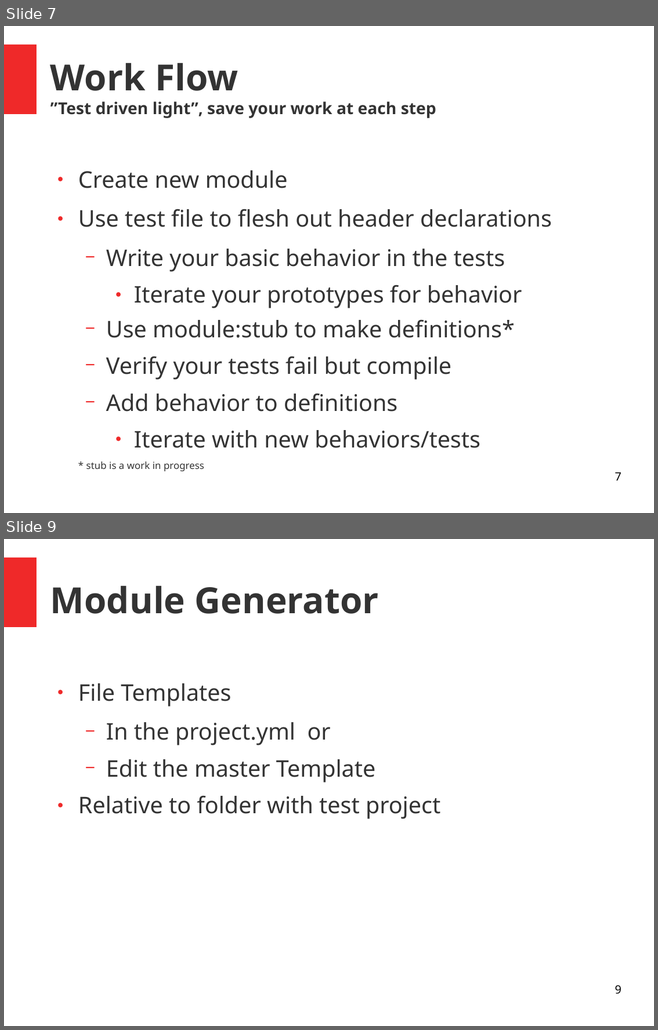
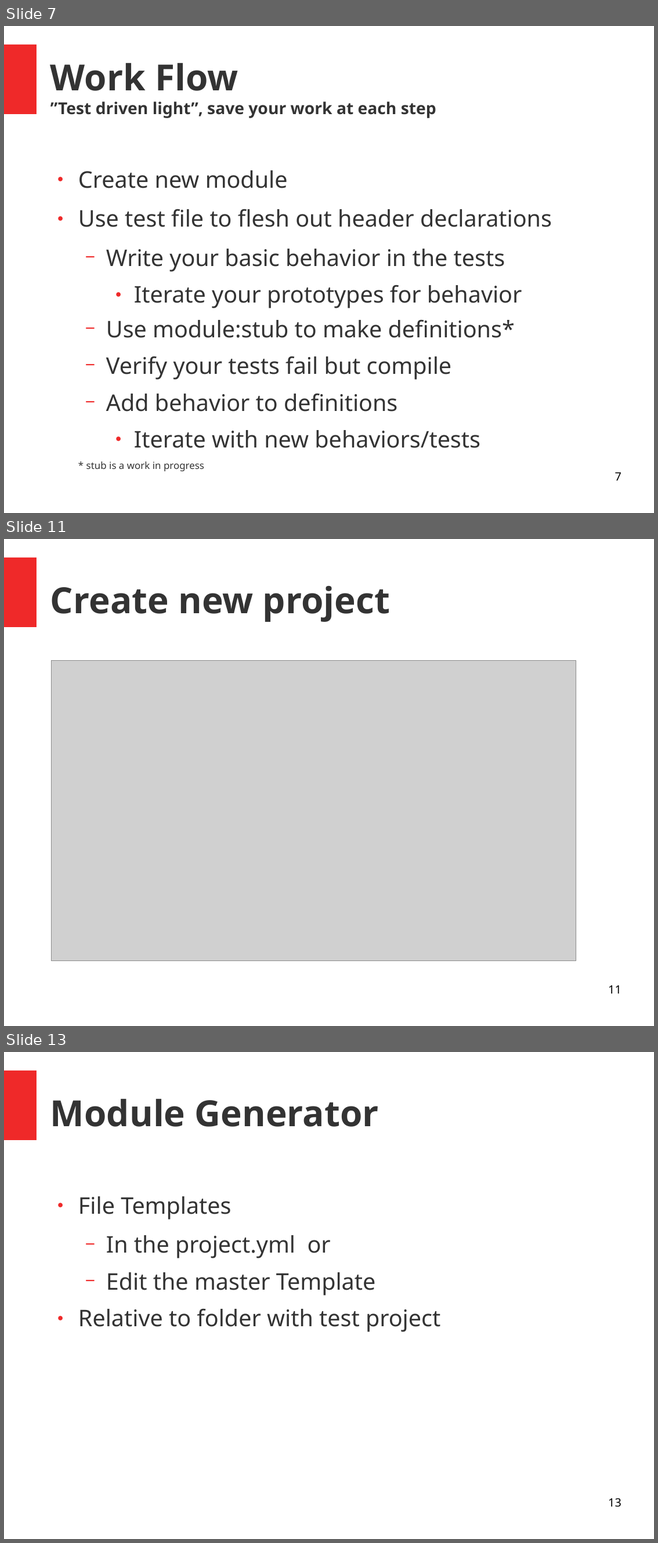
Before and after one commit to bd2357/ceedling_talk, a slide deck: ceedling_talk.odp. Shown one above the other, each under a label of ours: slides 7 and 9 before the commit, slides 7, 11 and 13 after it; the slides between them are not shown. The pictures are 658x1030 and 658x1543 pixels, drawn with LibreOffice and Linux fonts; fonts in the diff are those of the drawing; grey boxes stand for pictures. Boxes give left, top, right and bottom in pixels: in the first picture for what was removed or moved away, otherwise in the second. Text is boxed around its words. In the diff, an @@ line names an element or a change of style, - is before the commit and + after.

```diff
--- a/ceedling_talk.odp
+++ b/ceedling_talk.odp
@@ slide 11 added at <box>4,539,654,1026</box>, background #FFFFFF; not listed: 1 template element that a slide beside it also shows @@
@@ title added at <box>50,586,390,622</box>, 44 pt, text #333333, bold @@
+Create new project
@@ picture added at <box>51,660,576,961</box> @@
@@ page number added at <box>608,986,621,994</box>, 14 pt, text #000000 @@
+11
@@ what was slide 9 is now slide 13 @@
@@ page number at <box>608,1498,621,1507</box>: text changed @@
-9
+13
```
Also in this commit, not shown: 4 slides changed, 5 other slides added, 2 slides removed, 6 other files.
